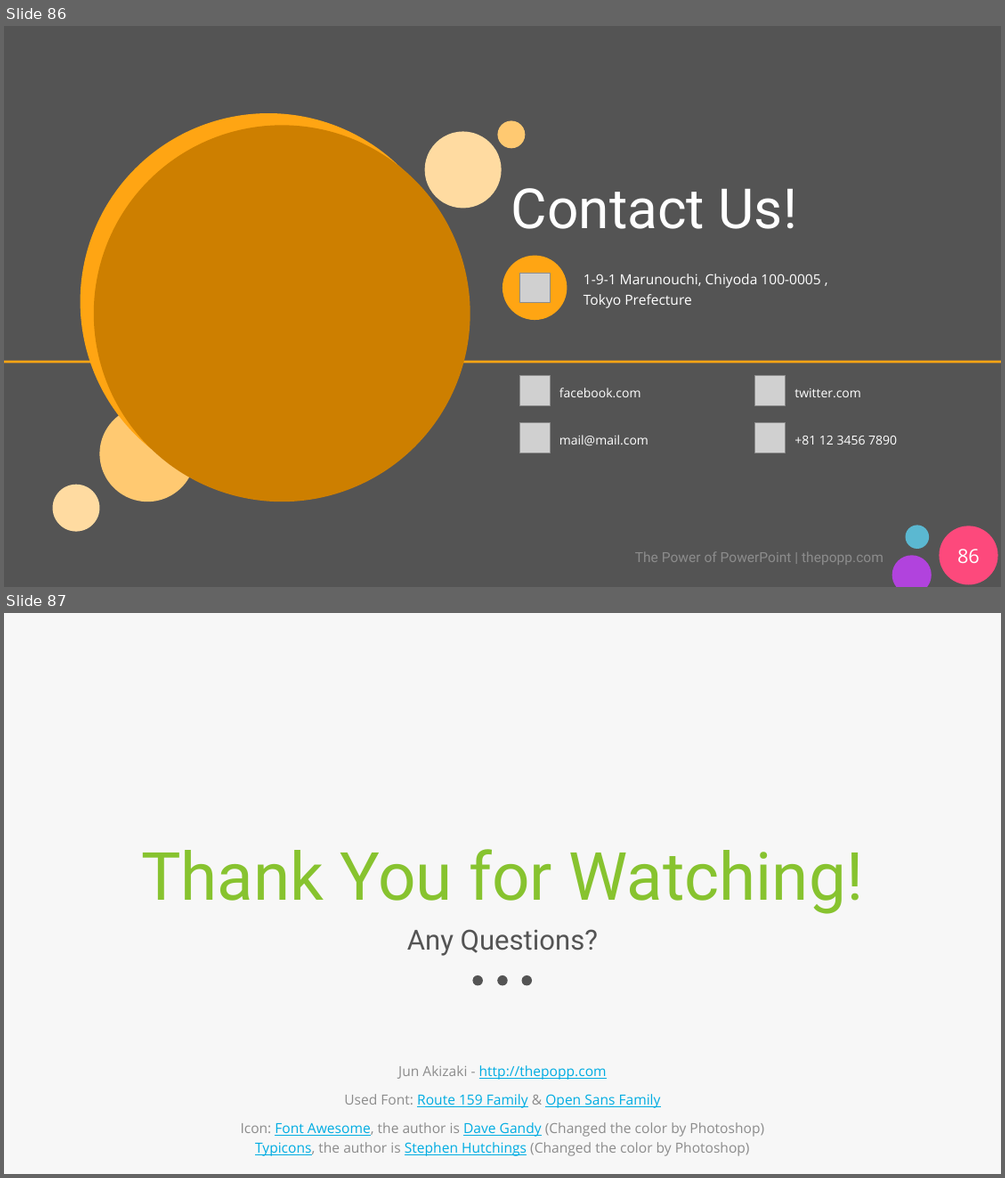
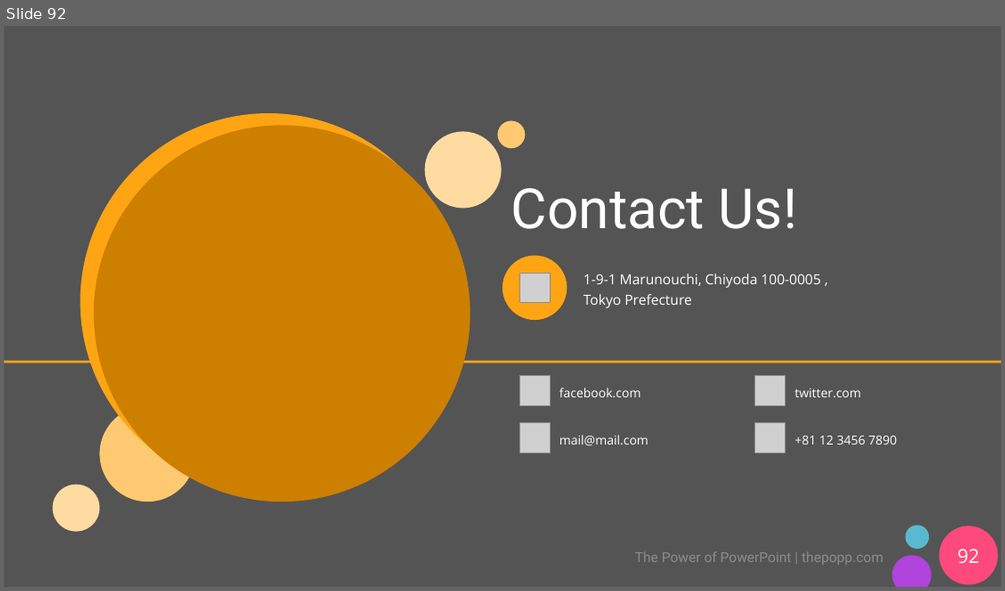
Before and after one commit to gp34446/desafio3, a slide deck: Presentación_desafio_3.pptx. Shown one above the other, each under a label of ours: slides 86 and 87 before the commit, slide 92 after it. The pictures are 1005x1178 and 1005x591 pixels, drawn with LibreOffice and Linux fonts; fonts in the diff are those of the drawing; grey boxes stand for pictures. Boxes give left, top, right and bottom in pixels: in the first picture for what was removed or moved away, otherwise in the second. Text is boxed around its words. In the diff, an @@ line names an element or a change of style, - is before the commit and + after.

```diff
--- a/Presentación_desafio_3.pptx
+++ b/Presentación_desafio_3.pptx
@@ slide 87 removed at [4,613,1001,1174], background #F7F7F7 @@
@@ title removed at [141,849,864,914] @@
-Thank You for Watching!
@@ text removed at [407,929,598,956] @@
-Any Questions?
@@ ellipse removed at [472,975,483,986] @@
@@ ellipse removed at [497,975,508,986] @@
@@ ellipse removed at [521,975,532,986] @@
@@ subtitle removed at [241,1065,764,1156] @@
-Jun Akizaki - http://thepopp.com
-Used Font: Route 159 Family & Open Sans Family
-Icon: Font Awesome, the author is Dave Gandy (Changed the color by Photoshop)
-Typicons, the author is Stephen Hutchings (Changed the color by Photoshop)
@@ what was slide 86 is now slide 92 @@
@@ page number at [957,548,979,563]: text changed @@
-86
+92
```
Also in this commit, not shown: 45 slides changed, 7 slides added, 1 other slide removed.
